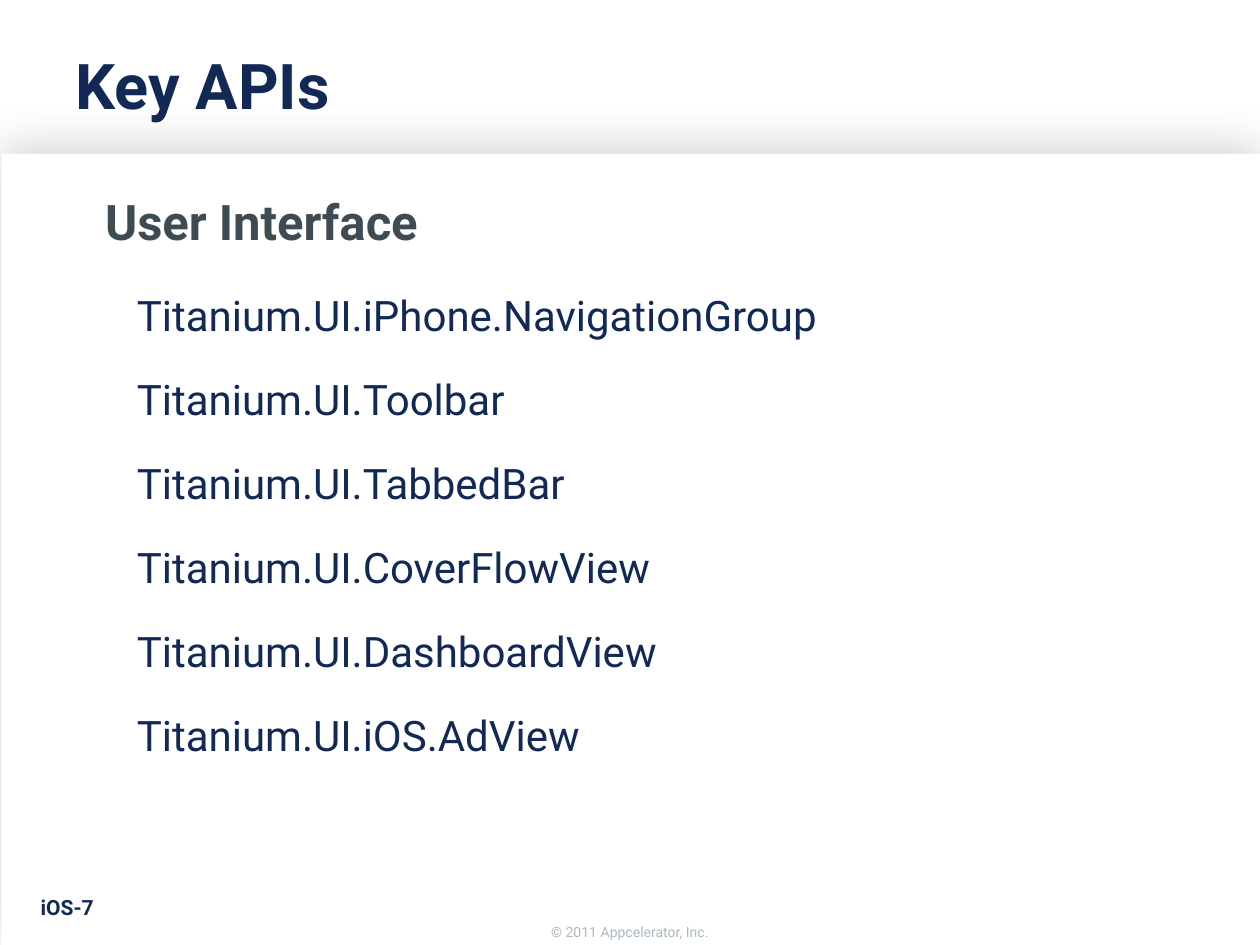
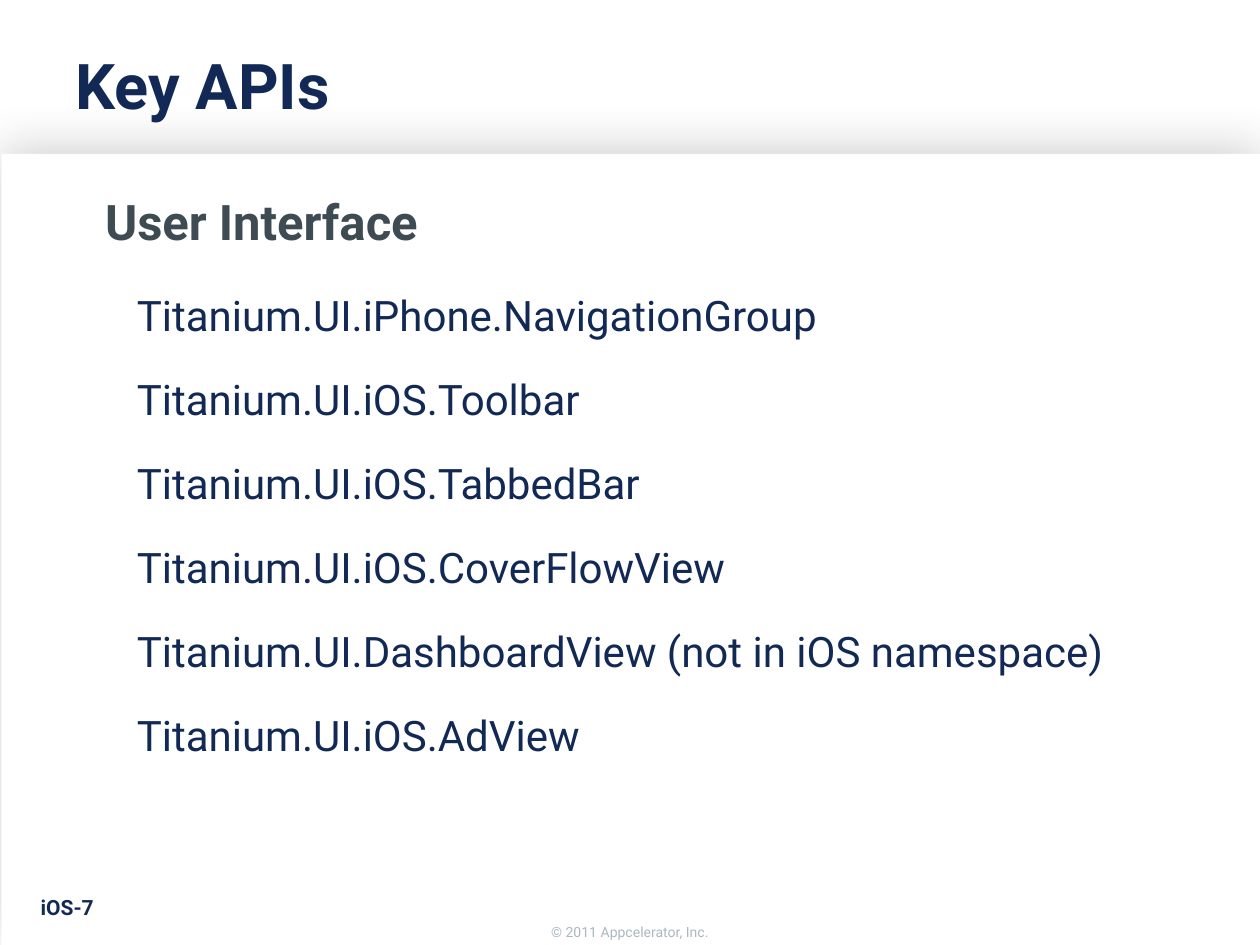
Before and after one commit to appcelerator-forks/appcelerator-training.tcmd_certification, a slide deck: slide 7 of 360.pptx. Drawn at 1260x945 pixels with LibreOffice and Linux fonts; fonts in the diff are those of the drawing; background and template pictures are left out. Boxes give left, top, right and bottom in pixels: in the first picture for what was removed or moved away, otherwise in the second. Text is boxed around its words. In the diff, an @@ line names an element or a change of style, - is before the commit and + after.

```diff
--- a/360.pptx
+++ b/360.pptx
@@ text at box(137, 383, 1103, 677): text changed @@
-Titanium.UI.Toolbar
-Titanium.UI.TabbedBar
-Titanium.UI.CoverFlowView
-Titanium.UI.DashboardView
+Titanium.UI.iOS.Toolbar
+Titanium.UI.iOS.TabbedBar
+Titanium.UI.iOS.CoverFlowView
+Titanium.UI.DashboardView (not in iOS namespace)
```
Also in this commit, not shown: 1 slide added, 7 other files.
